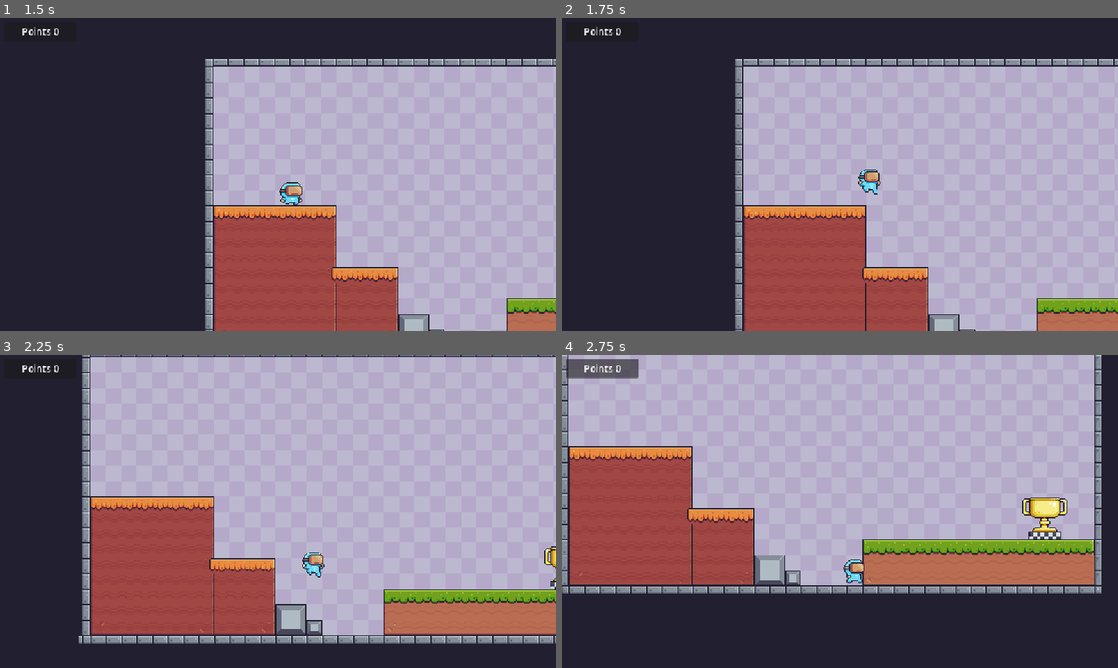
Above: before the commit, frames 1-4 (two rows, left to right).
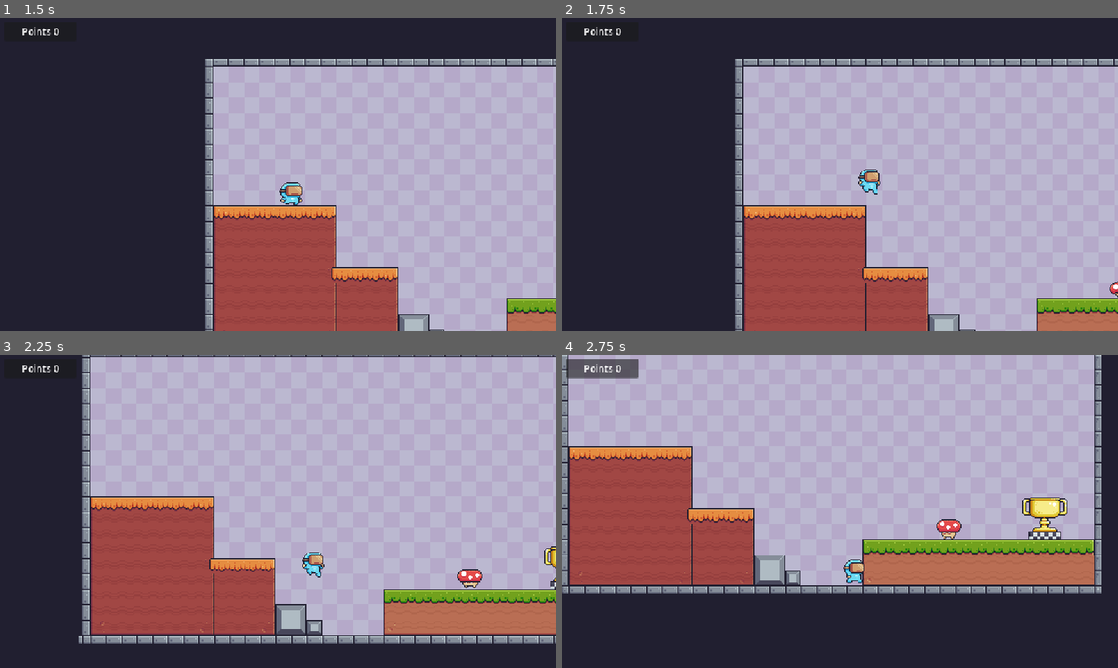
Above: after the commit, the same moments.

Repository: kur0nek-o/super-mario-clone
Game: Godot game, scene res://main.tscn
The game is run twice, just before and just after one commit, with the same random seed, the same clock (stepped at 60 frames per second) and the same inputs.
Inputs:
- Up to frame 1 (1.5 s): click "Level 2" at 0.5 s; tap Enter at 1.25 s; hold D (move_right) from 1.28 s (still down)
- Up to frame 2 (1.75 s): keep holding D (move_right); tap Space (jump) at 1.52 s
- Up to frame 3 (2.25 s): keep holding D (move_right)
- Up to frame 4 (2.75 s): keep holding D (move_right); tap Space (jump) at 2.27 s

Frame 1 is identical in both runs. In frame 2, less than 0.1% of the frame differs, in the area x 98-100%, y 84-90%; in frame 3, 0.2%; in frame 4, 0.2%, in the area x 67-72%, y 52-59%.

Commit message:
feat: place enemy in level 2

Diff:
--- a/src/scenes/levels/Level2.tscn
+++ b/src/scenes/levels/Level2.tscn
@@ -1,9 +1,10 @@
-[gd_scene load_steps=9 format=3 uid="uid://btcrls253dfox"]
+[gd_scene load_steps=10 format=3 uid="uid://btcrls253dfox"]
 
 [ext_resource type="Texture2D" uid="uid://d1n4h1c851tec" path="res://assets/Background/Purple.png" id="2_phr8j"]
 [ext_resource type="Texture2D" uid="uid://bch30gynhjo5r" path="res://assets/Terrain/Terrain (16x16).png" id="3_6y88q"]
 [ext_resource type="PackedScene" uid="uid://dfjmqq8v3g50y" path="res://src/scenes/player/player.tscn" id="4_35wek"]
 [ext_resource type="PackedScene" uid="uid://dttywpvtnwqma" path="res://main.tscn" id="5_phr8j"]
+[ext_resource type="PackedScene" uid="uid://p7vulrlbfvjx" path="res://src/scenes/enemies/Mushroom.tscn" id="6_tgcqn"]
 [ext_resource type="PackedScene" uid="uid://tyquv48hftqu" path="res://src/prefabs/finish/Finish.tscn" id="6_xm78j"]
 [ext_resource type="Script" uid="uid://bw5ogtv07wrgv" path="res://src/scripts/managers/game_manager.gd" id="7_y3ehi"]
 
@@ -292,6 +293,9 @@
 position = Vector2(1018, 448)
 target_level = ExtResource("5_phr8j")
 
+[node name="Mushroom" parent="SceneObjects" instance=ExtResource("6_tgcqn")]
+position = Vector2(819, 479)
+
 [node name="GameManager" type="Node" parent="."]
 unique_name_in_owner = true
 script = ExtResource("7_y3ehi")
--- a/src/scenes/player/player.tscn
+++ b/src/scenes/player/player.tscn
@@ -271,8 +271,9 @@
 position = Vector2(-1, -8)
 scale = Vector2(2, 2)
 sprite_frames = SubResource("SpriteFrames_usugt")
-animation = &"hurting"
+animation = &"running"
 autoplay = "idle"
+frame_progress = 0.38955
 
 [node name="CollisionShape2D" type="CollisionShape2D" parent="."]
 shape = SubResource("CapsuleShape2D_3qshy")
